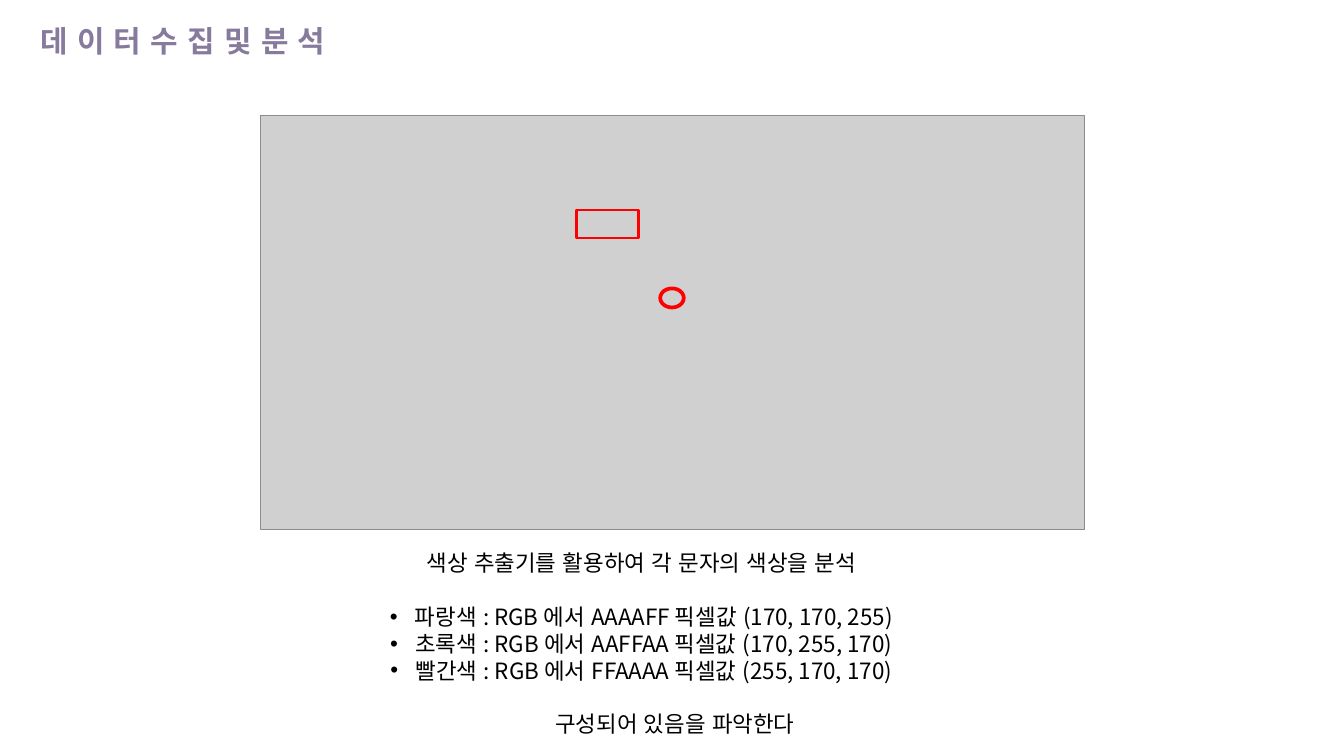
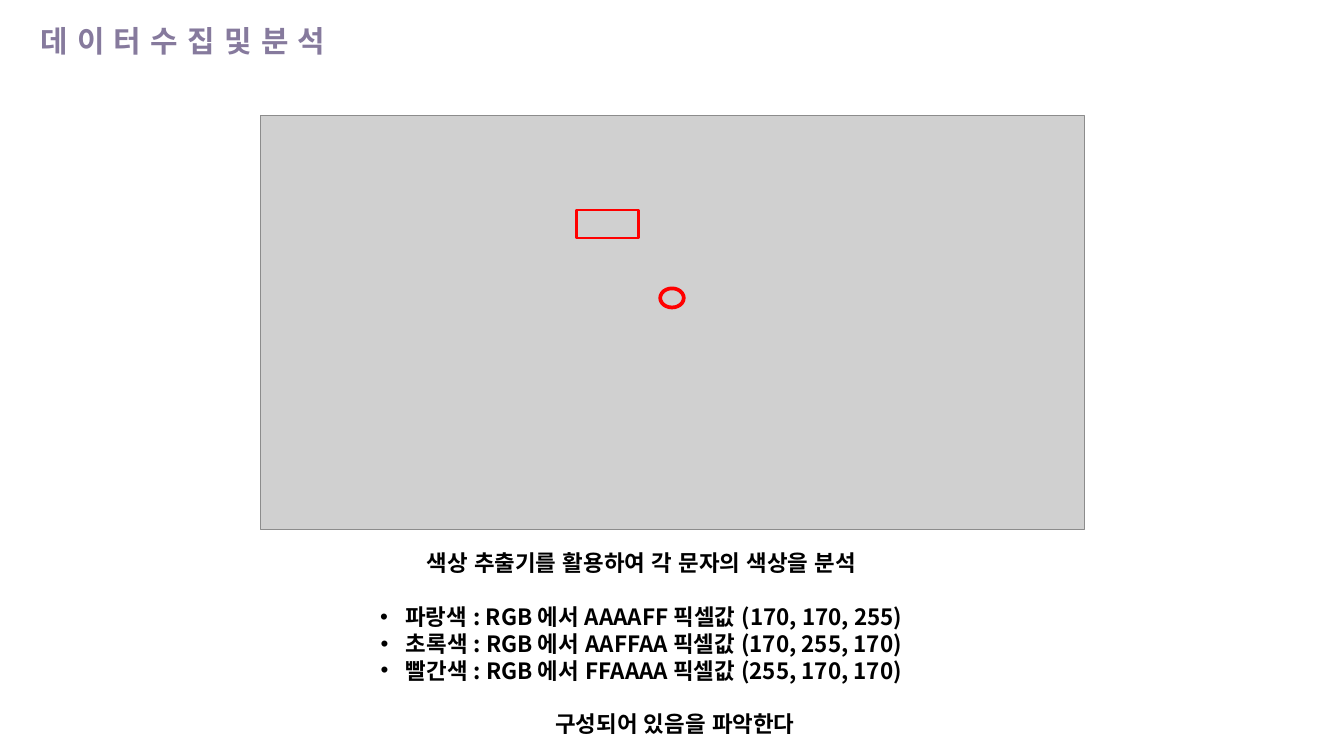
Before and after one commit to hanYijin/portfolio_2021, a slide deck: slide 5 of python데이터 분석과 이미지처리.pptx. Drawn at 1344x756 pixels with LibreOffice and Linux fonts; fonts in the diff are those of the drawing; grey boxes stand for pictures. Boxes give left, top, right and bottom in pixels: in the first picture for what was removed or moved away, otherwise in the second. Text is boxed around its words. In the diff, an @@ line names an element or a change of style, - is before the commit and + after.

```diff
--- a/python데이터 분석과 이미지처리.pptx
+++ b/python데이터 분석과 이미지처리.pptx
@@ text "색상 추출기를 활용하여 각 문자의 ..." at (405,552,902,734): bold on @@
```
Also in this commit, not shown: 1 other slide changed, 2 slides added, 2 slides removed, 14 other files.
